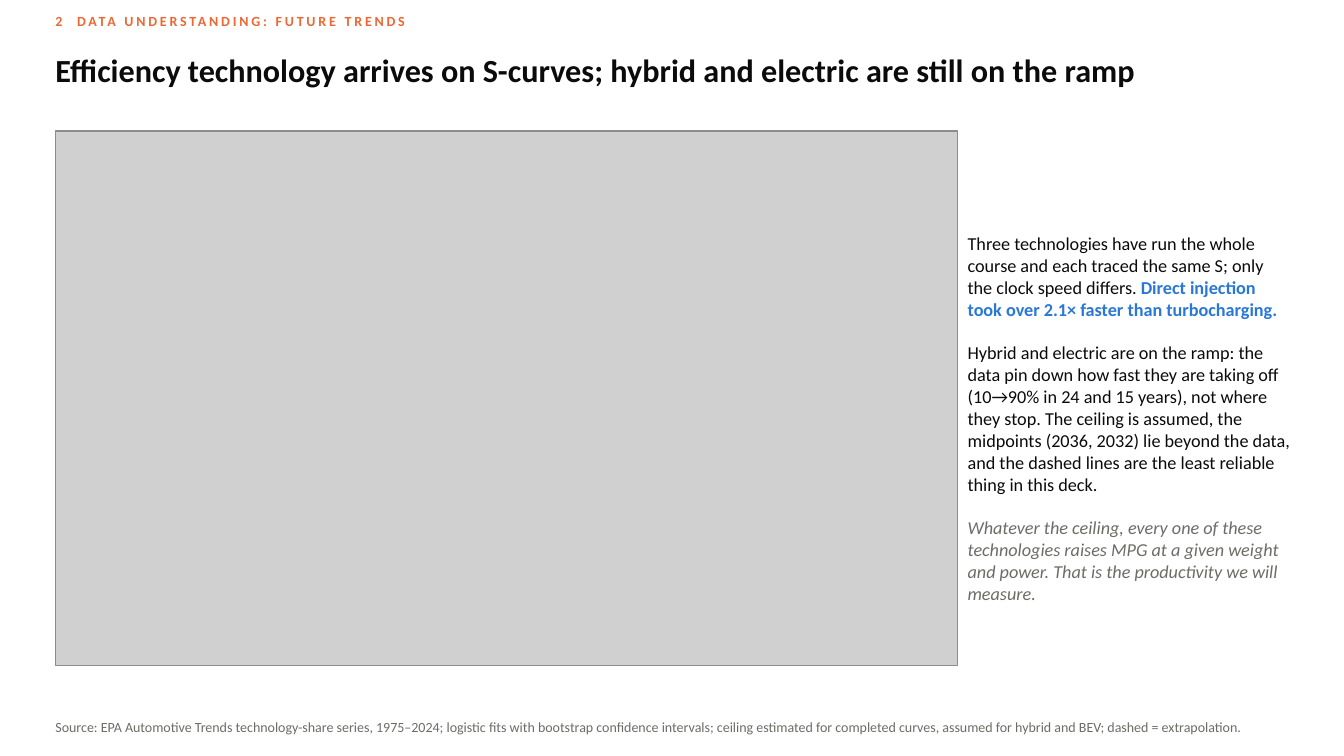
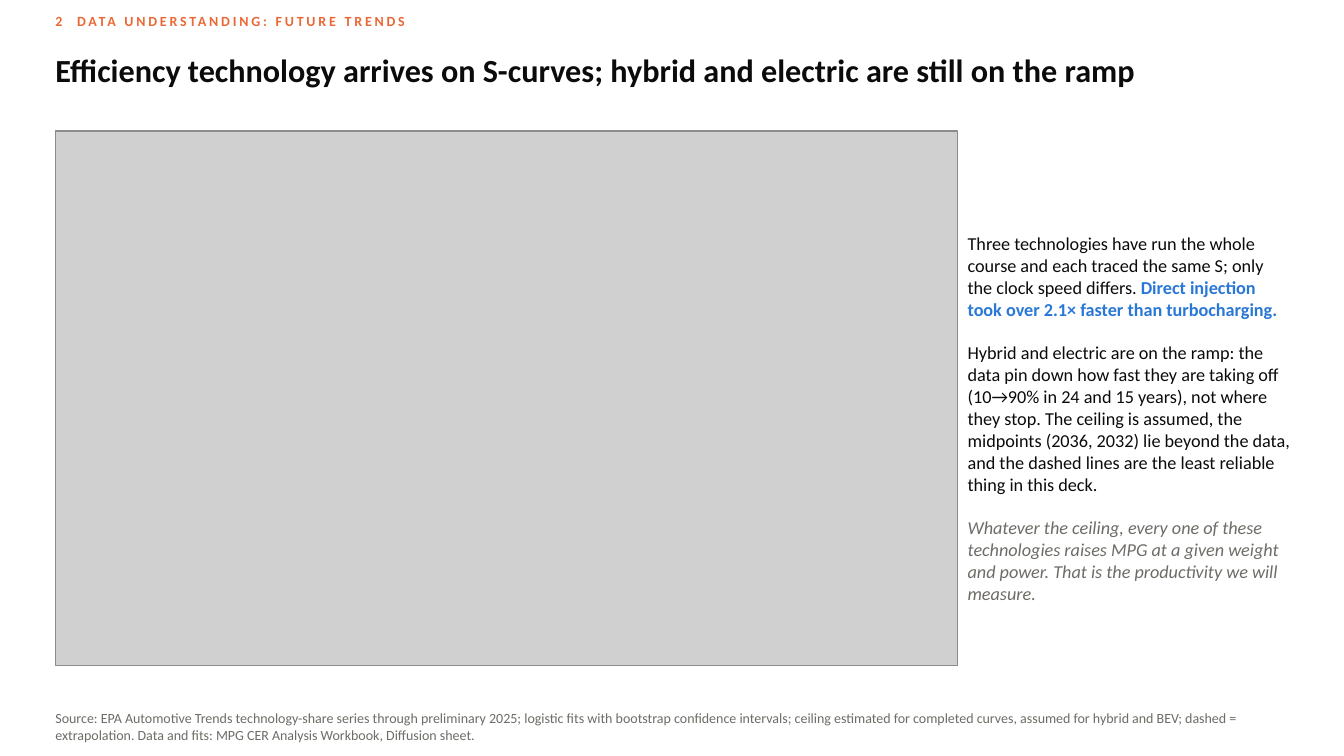
Before and after one commit to SCherwonik/OS3180, a slide deck: slide 7 of MPG Prediction Deck.pptx. Drawn at 1344x756 pixels with LibreOffice and Linux fonts; fonts in the diff are those of the drawing; grey boxes stand for pictures. Boxes give left, top, right and bottom in pixels: in the first picture for what was removed or moved away, otherwise in the second. Text is boxed around its words. In the diff, an @@ line names an element or a change of style, - is before the commit and + after.

```diff
--- a/MPG Prediction Deck.pptx
+++ b/MPG Prediction Deck.pptx
@@ text at [55,713,1226,742]: text changed @@
-Source: EPA Automotive Trends technology-share series, 1975–2024; logistic fits with bootstrap confidence intervals; ceiling estimated for completed curves, assumed for hybrid and BEV; dashed = extrapolation.
+Source: EPA Automotive Trends technology-share series through preliminary 2025; logistic fits with bootstrap confidence intervals; ceiling estimated for completed curves, assumed for hybrid and BEV; dashed = extrapolation. Data and fits: MPG CER Analysis Workbook, Diffusion sheet.
```
Also in this commit, not shown: 1 other file.
